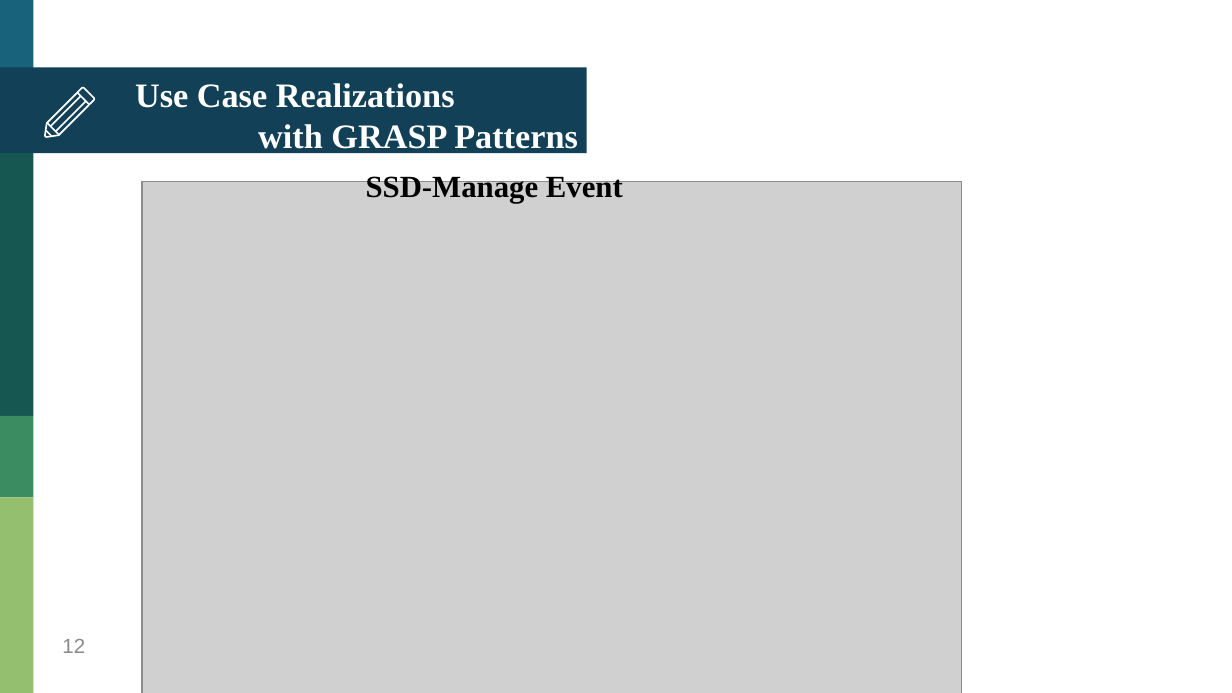
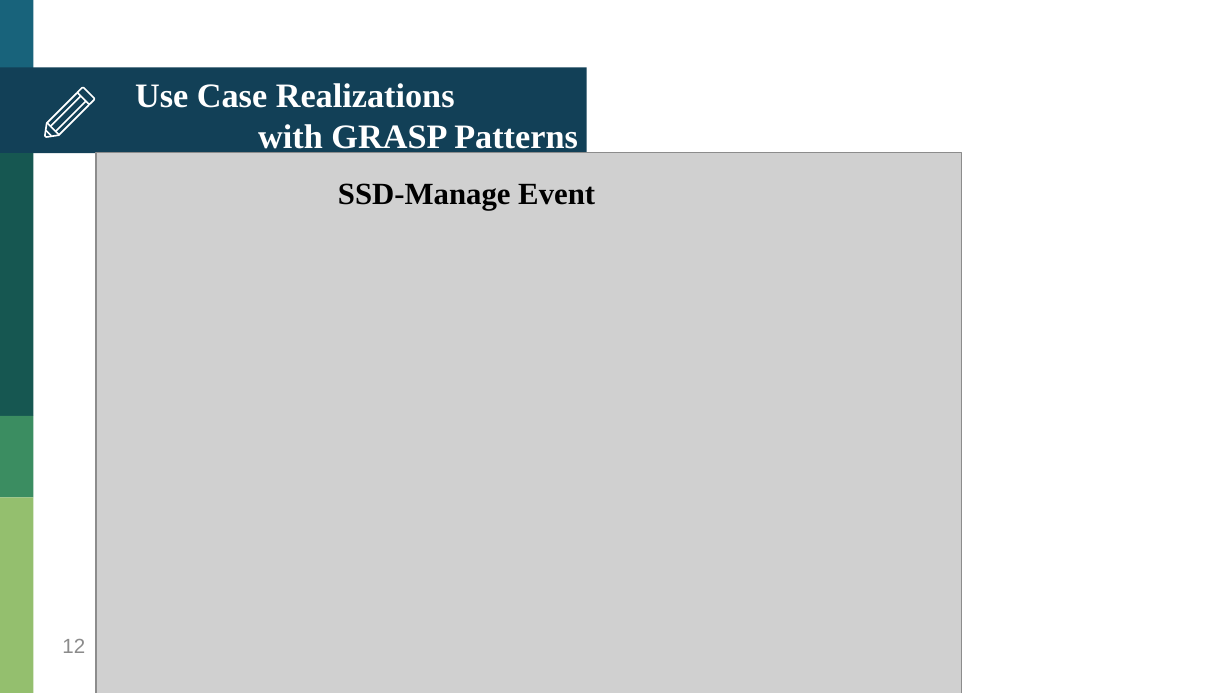
Before and after one commit to HankTwZhong/OOAD, a slide deck: slide 12 of OOAD_Midterm.pptx. Drawn at 1232x693 pixels with LibreOffice and Linux fonts; fonts in the diff are those of the drawing; grey boxes stand for pictures. Boxes give left, top, right and bottom in pixels: in the first picture for what was removed or moved away, otherwise in the second. Text is boxed around its words. In the diff, an @@ line names an element or a change of style, - is before the commit and + after.

```diff
--- a/OOAD_Midterm.pptx
+++ b/OOAD_Midterm.pptx
@@ text "SSD-Manage Event" moved from (x1=366, y1=173, x2=623, y2=203) to (x1=338, y1=183, x2=595, y2=210) @@
@@ picture resized from (x1=142, y1=181, x2=961, y2=693) to (x1=96, y1=153, x2=961, y2=693) @@
```
Also in this commit, not shown: 3 other slides changed, 7 other files.
